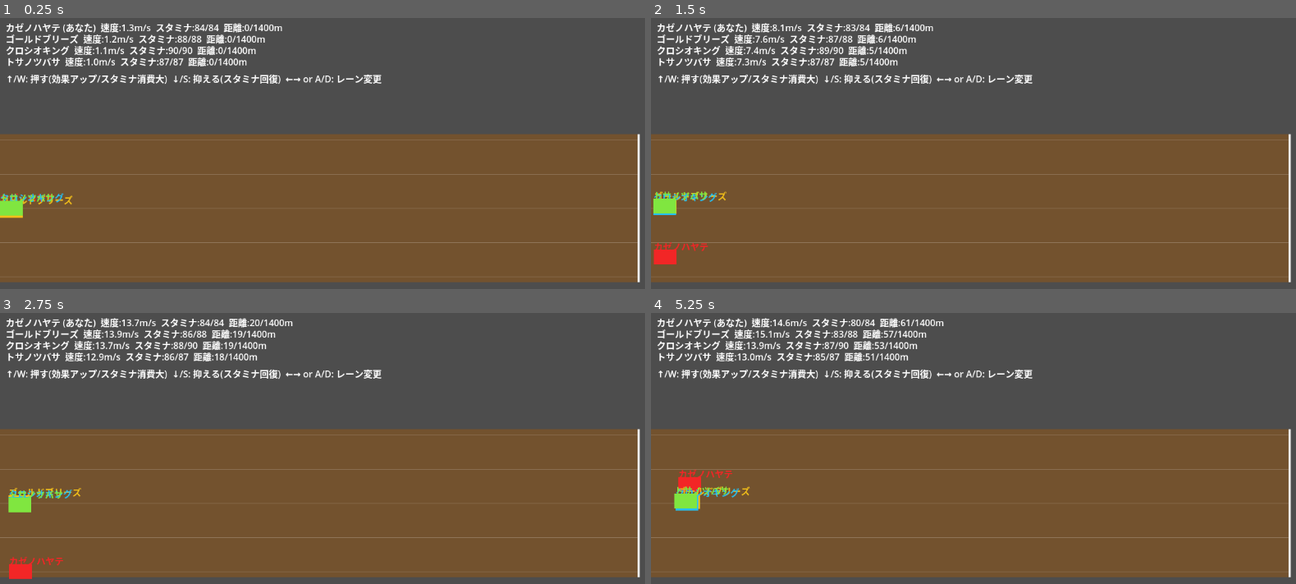
Above: before the commit, frames 1-4 (two rows, left to right).
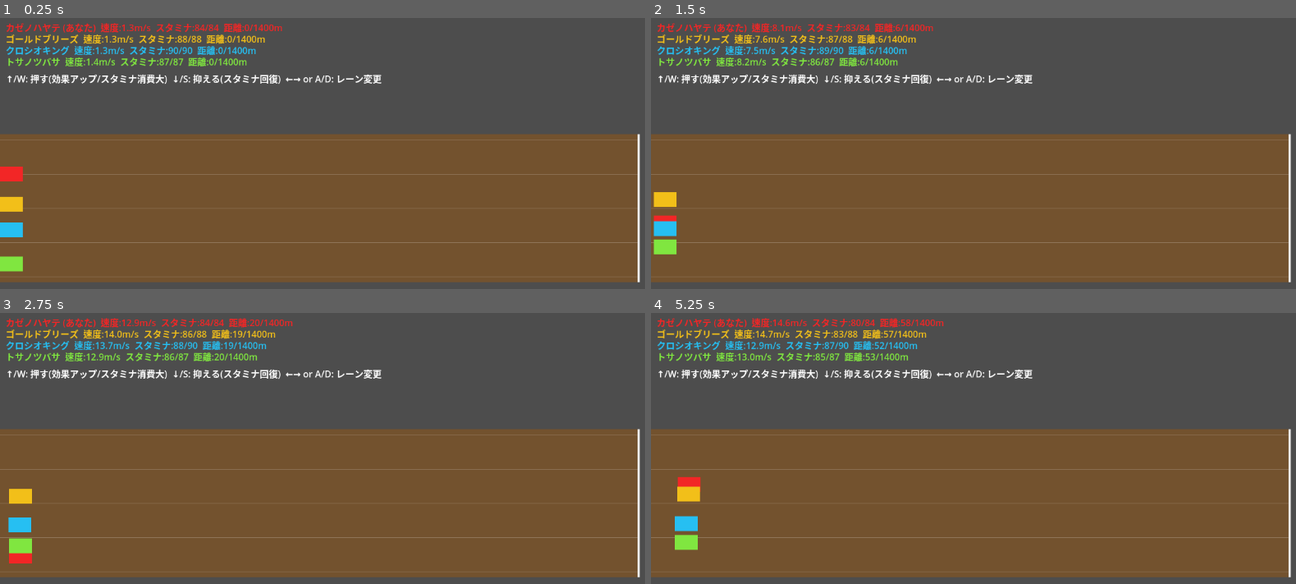
Above: after the commit, the same moments.

Repository: monomapblog-ui/chiho-keiba-game
Game: Godot game, scene res://scenes/Main.tscn
Two runs of this game, one before a commit and one after it. Both use one fixed random seed, a clock stepped at 60 frames per second and the inputs below.
Inputs:
- Up to frame 1 (0.25 s): no input
- Up to frame 2 (1.5 s): hold Right (ui_right) 0.53-1.28 s; hold Down (ui_down) from 1.28 s (still down)
- Up to frame 3 (2.75 s): release Down (ui_down) at 2.03 s; hold Right (ui_right) from 2.03 s (still down)
- Up to frame 4 (5.25 s): release Right (ui_right) at 2.78 s; hold Up (ui_up) 2.78-3.53 s; hold Left (ui_left) 3.53-5.03 s; hold Down (ui_down) from 5.03 s (still down)

The runs differ from the first frame. In frame 1, 3.5% of the frame differs, in the area x 0-44%, y 1-94%; in frame 2, 3.6%; in frame 3, 3.8%, in the area x 0-46%, y 1-99%; in frame 4, 3.6%.

Commit message:
馬が団子状態で重なる問題を修正
全頭がレーン2付近に固まり続けていたため、見た目上ほぼ重なって
しまっていた。発走ゲート番号(1〜4)をスタート時のレーンにし、
CPUの脚質(逃げ/先行=内、差し/追込=外)でレーン選択にも差を
つけた。浮いていた名前ラベルは重なって読めなかったため廃止し、
代わりにHUDの文字色を馬の色と揃えて判別できるようにした。

Co-Authored-By: Claude Sonnet 5 <noreply@anthropic.com>
Claude-Session: https://claude.ai/code/session_01X7PKurfLTdKnehYJRKbeQ8

Diff:
--- a/scripts/ai_controller.gd
+++ b/scripts/ai_controller.gd
@@ -2,25 +2,34 @@
 class_name AIController
 extends RefCounted
 
-static func decide(h: HorseRuntime, _track: TrackData, progress: float, rng: RandomNumberGenerator) -> Dictionary:
+static func decide(h: HorseRuntime, track: TrackData, progress: float, rng: RandomNumberGenerator) -> Dictionary:
 	var style: String = h.stats.running_style
 	var effort := 0.65
+	var base_lane := 2.0
 
 	match style:
 		"NIGE":
 			effort = 0.85 if progress < 0.6 else (0.55 if progress < 0.85 else 0.9)
+			base_lane = 1.3  # 逃げ: 内側のインコースを突く
 		"SENKO":
 			effort = 0.7 if progress < 0.75 else 0.9
+			base_lane = 1.8  # 先行: ややインコース寄り
 		"SASHI":
 			effort = 0.55 if progress < 0.7 else 0.95
+			base_lane = 2.6  # 差し: やや外側から勝負
 		"OIKOMI":
 			effort = 0.45 if progress < 0.8 else 1.0
+			base_lane = 3.2  # 追込: 外側から大外一気を狙う
 		_:
 			effort = 0.7
 
 	effort += rng.randf_range(-0.05, 0.05)
 	effort = clamp(effort, 0.3, 1.0)
 
-	var lane_target := 2.0 + rng.randf_range(-0.3, 0.3)
+	# 終盤、インコースの消耗ペナルティが大きいコースでは外に膨らむ判断をする
+	if track.inner_lane_penalty > 0.0 and progress > 0.3:
+		base_lane = max(base_lane, 1.8)
+
+	var lane_target: float = clamp(base_lane + rng.randf_range(-0.25, 0.25), 1.0, float(track.lane_count))
 
 	return {"effort": effort, "lane": lane_target}
--- a/scripts/horse_runtime.gd
+++ b/scripts/horse_runtime.gd
@@ -15,10 +15,11 @@
 var finish_time: float = -1.0
 var rank: int = -1
 
-func _init(p_stats: HorseStats) -> void:
+func _init(p_stats: HorseStats, start_lane: float = 2.0) -> void:
 	stats = p_stats
 	stamina_max = lerp(60.0, 100.0, stats.stamina / 100.0)
 	stamina_cur = stamina_max
+	lane_cur = start_lane
 
 func base_speed_mps() -> float:
 	return lerp(15.0, 19.0, stats.speed / 100.0)
--- a/scripts/main.gd
+++ b/scripts/main.gd
@@ -17,10 +17,9 @@
 var rng := RandomNumberGenerator.new()
 
 var player_effort := 0.65
-var player_lane := 2.0
+var player_lane := 1.0  # プレイヤーは1番ゲート(内側)スタート
 
 var horse_nodes: Array = []
-var horse_name_labels: Array = []
 var hud_labels: Dictionary = {}
 var race_finished := false
 
@@ -84,12 +83,6 @@
 		add_child(box)
 		horse_nodes.append(box)
 
-		var name_lbl := Label.new()
-		name_lbl.text = world.horses[i].stats.display_name
-		name_lbl.add_theme_color_override("font_color", box.color)
-		add_child(name_lbl)
-		horse_name_labels.append(name_lbl)
-
 func _build_hud() -> void:
 	var layer := CanvasLayer.new()
 	add_child(layer)
@@ -98,6 +91,7 @@
 	for i in world.horses.size():
 		var lbl := Label.new()
 		lbl.position = Vector2(10, y)
+		lbl.add_theme_color_override("font_color", HORSE_COLORS[i % HORSE_COLORS.size()])
 		layer.add_child(lbl)
 		hud_labels[i] = lbl
 		y += 20.0
@@ -164,9 +158,6 @@
 		var pos := Vector2(h.position_m * TRACK_PIXELS_PER_METER, TRACK_TOP + h.lane_cur * LANE_PIXELS - HORSE_SIZE.y * 0.5)
 		node.position = pos
 
-		var name_lbl: Label = horse_name_labels[i]
-		name_lbl.position = pos + Vector2(0, -18)
-
 		var lbl: Label = hud_labels[i]
 		var tag := " (あなた)" if i == 0 else ""
 		lbl.text = "%s%s  速度:%.1fm/s  スタミナ:%.0f/%.0f  距離:%.0f/%.0fm" % [
--- a/scripts/race_world.gd
+++ b/scripts/race_world.gd
@@ -13,8 +13,10 @@
 
 func _init(p_track: TrackData, roster: Array[HorseStats]) -> void:
 	track = p_track
-	for s in roster:
-		horses.append(HorseRuntime.new(s))
+	for i in roster.size():
+		# 発走ゲート番号をそのままスタート時のレーンにする(1番枠は内側、など)
+		var gate: float = 1.0 + float(i % track.lane_count)
+		horses.append(HorseRuntime.new(roster[i], gate))
 
 func all_finished() -> bool:
 	for h in horses:
